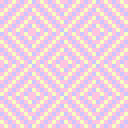
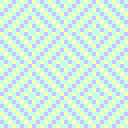
Two versions of the same layered image (128x128). Layer-by-layer changes:
hid group "full image" (5 layers) over bbox(0, 0, 128, 128)
painted on "Layer 35" over bbox(0, 0, 128, 128)
painted on "Layer 27" over bbox(0, 0, 128, 128)
painted on "Layer 19" over bbox(0, 0, 128, 128)
painted on "Layer 0" over bbox(0, 0, 128, 128)
